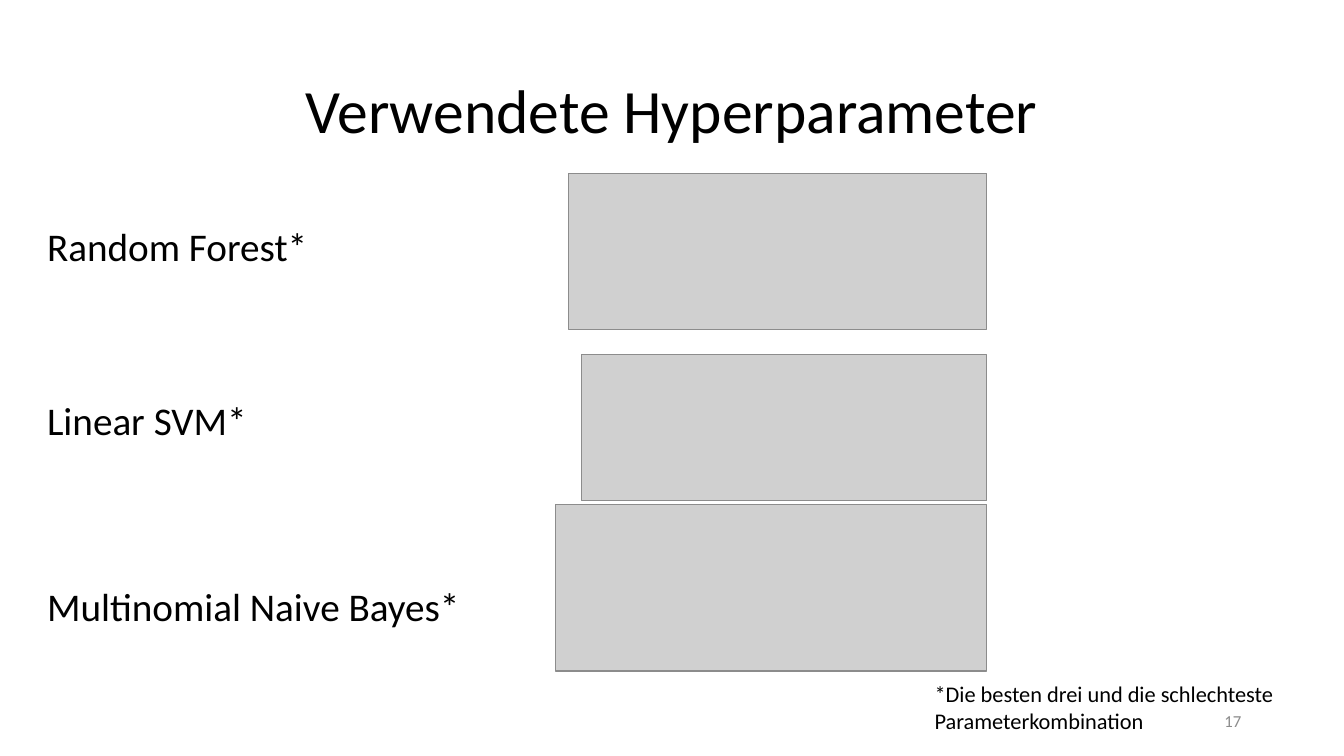
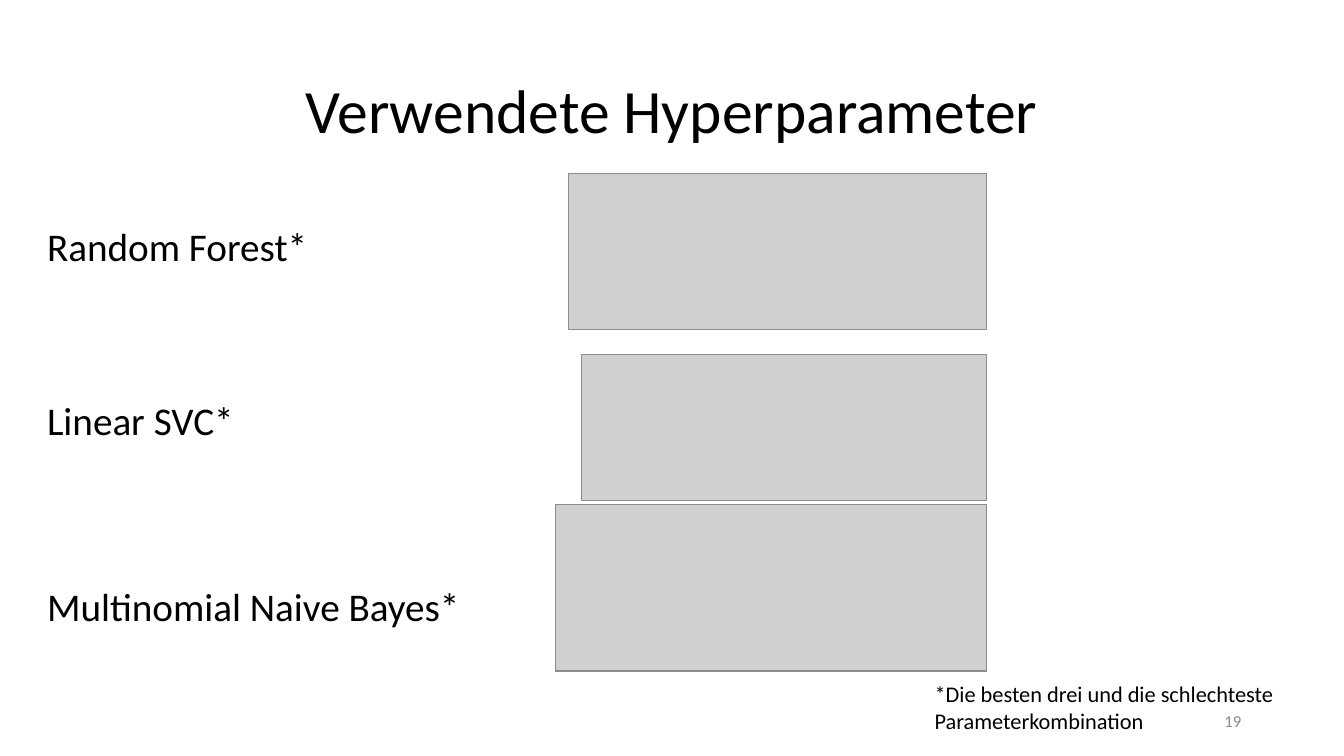
Before and after one commit to LennartKeller/TextklassifikationsProjekt2019, a slide deck: slide 19 of Projektgruppenpräsention.pptx (slide 17 before the commit). Drawn at 1344x756 pixels with LibreOffice and Linux fonts; fonts in the diff are those of the drawing; grey boxes stand for pictures. Boxes give left, top, right and bottom in pixels: in the first picture for what was removed or moved away, otherwise in the second. Text is boxed around its words. In the diff, an @@ line names an element or a change of style, - is before the commit and + after.

```diff
--- a/Projektgruppenpräsention.pptx
+++ b/Projektgruppenpräsention.pptx
@@ text at (47, 407, 234, 436): text changed @@
-Linear SVM*
+Linear SVC*
@@ page number at (1224, 716, 1241, 727): text changed @@
-17
+19
```
Also in this commit, not shown: 2 other slides changed, 6 slides added.
